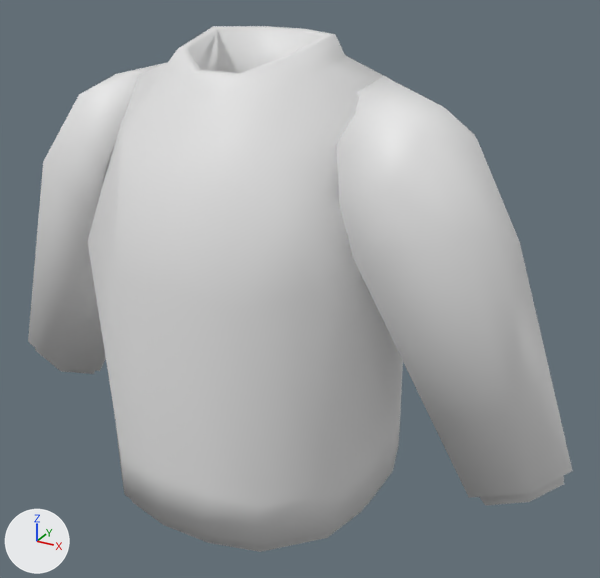
An edit to the glTF model views/sueter.glb, drawn before and after from the same camera.
Camera for both pictures: a 50 mm lens placed at (2.27, -3.64, 1.69), pointed at (0.23, 0.07, -0.17). The lights are fixed; the arrows at lower left show +X, +Y and +Z. The older version comes first. Vertices at exactly the same position are counted once.
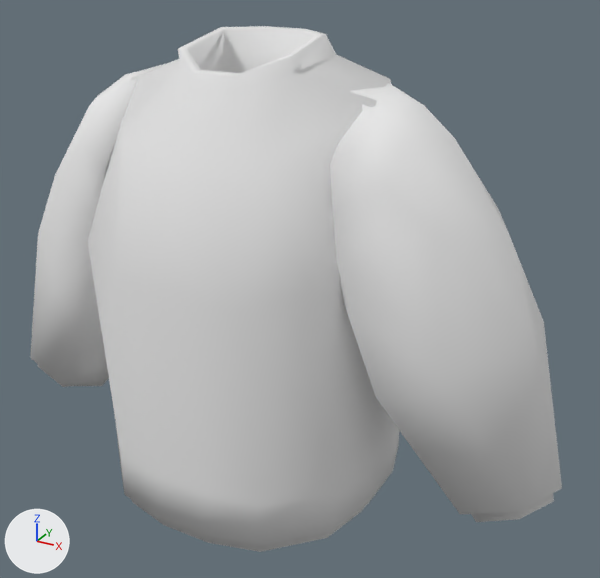
Edits to the bpy script that builds the scene:
```text
Change me_cube_004:
    used by ob_cube_002; location = (-0.522, 0.0, 0.8); rotation_euler = (-3.142, 0.192, 0.0), in degrees (-180, 11, 0); scale = (-1.0, -1.0, -1.0)
    remove me_cube_004.from_pydata(...)  # 256 vertices, 504 faces; spans x -2.59..0.93, y -0.83..0.83, z -2.14..0.55
    add me_cube_004.from_pydata(...)  # 276 vertices, 544 faces; spans x -2.57..0.91, y -0.83..0.83, z -2.14..0.54
    me_cube_004 part 1
    2 vertices are removed from x 0.13..0.37, y -0.42..0.0, z -1.96..-0.55
    24 faces are deleted
    11 vertices in x 0.47..0.83, y -0.24..0.24, z -1.88..-1.8 move by (-0.02, 0.0, -0.12)
    6 vertices in x 0.43..0.89, y -0.2..0.2, z -1.95..-1.79 move by (-0.03, 0.0, -0.12)
    4 vertices in x 0.57..0.83, y -0.15..0.24, z -1.95..-1.81 move by (-0.02, 0.0, -0.11)
    19 vertices move from x -0.13..0.93, y -0.32..0.49, z -2.02..0.41 to x -0.17..0.91, y -0.4..0.45, z -2.1..0.42
    12 vertices are added at x 0.01..0.86, y -0.45..0.17, z -2.08..-0.61
    44 new faces join them
    me_cube_004 part 2
    4 vertices are removed from x -2.45..-1.37, y -0.42..0.0, z -1.48..-0.26
    21 faces are deleted
    13 vertices in x -2.57..-2.17, y -0.2..0.24, z -1.45..-1.16 move by (0.01, 0.0, -0.12)
    5 vertices in x -2.53..-2.26, y -0.15..0.15, z -1.28..-1.18 move by (0.01, 0.0, -0.13)
    5 vertices in x -1.45..-1.09, y -0.42..0.0, z -0.26..0.38 move by (0.04, 0.0, 0.0)
    5 vertices in x -2.59..-2.19, y -0.24..0.24, z -1.36..-1.12 move by (0.02, 0.0, -0.13)
    20 vertices move from x -2.44..-0.74, y -0.32..0.49, z -1.51..0.55 to x -2.42..-0.7, y -0.33..0.45, z -1.59..0.54
    14 vertices are added at x -2.44..-1.31, y -0.45..0.17, z -1.6..-0.33
    41 new faces join them
```

Boxes [x1, y1, x2, y2] around the edits, measured in the pictures (600 x 578 px; the box of a moved part takes in the faces that stretch with it):
'Cube.002', reshaped
    before: [28, 26, 573, 552]
    after: [30, 26, 562, 552]
part 1 of me_cube_004, moved or reshaped
    before: [28, 26, 266, 374]
    after: [30, 26, 266, 387]
part 2 of me_cube_004, moved or reshaped
    before: [201, 29, 573, 505]
    after: [201, 29, 562, 522]
